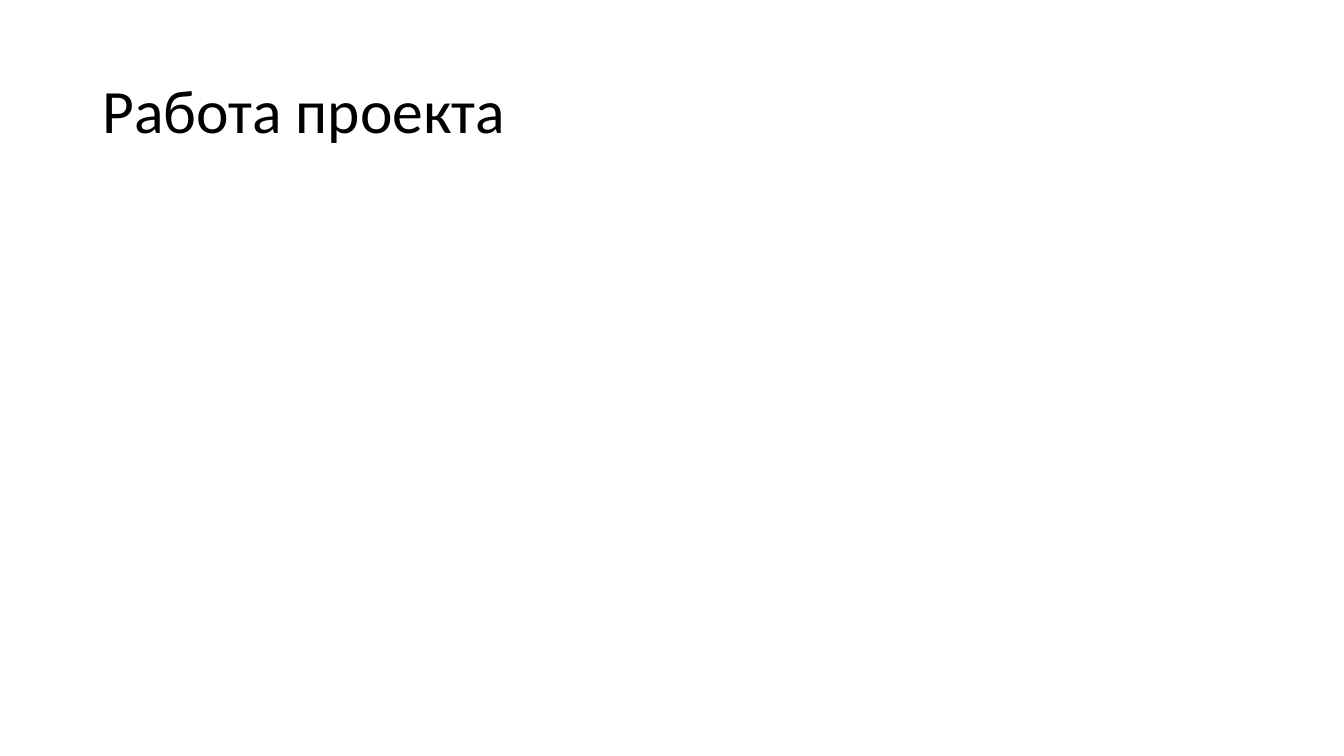
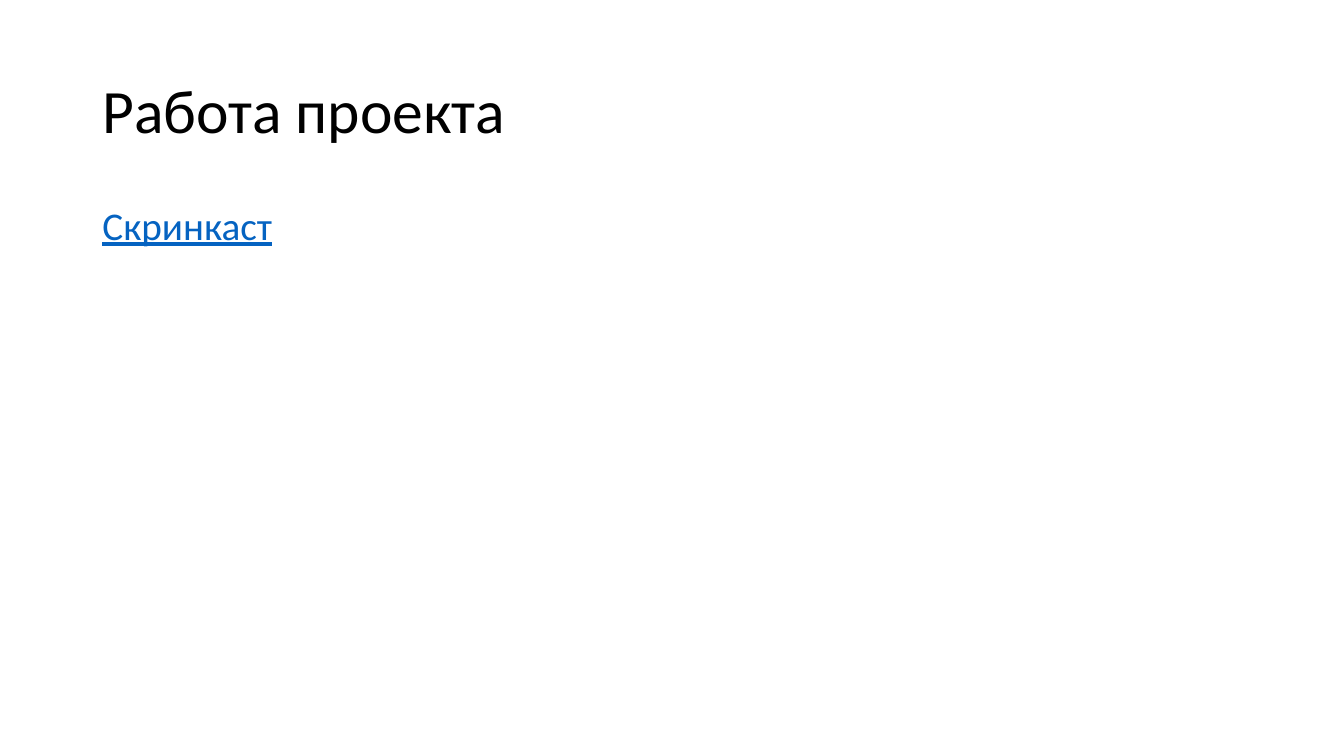
Before and after one commit to SMS-message/PG, a slide deck: slide 12 of materials/presentation.pptx. Drawn at 1344x756 pixels with LibreOffice and Linux fonts; fonts in the diff are those of the drawing. Boxes give left, top, right and bottom in pixels: in the first picture for what was removed or moved away, otherwise in the second. Text is boxed around its words. In the diff, an @@ line names an element or a change of style, - is before the commit and + after.

```diff
--- a/materials/presentation.pptx
+++ b/materials/presentation.pptx
@@ text added at (102, 214, 272, 247), 28 pt, text #0563C1, underline @@
+Скринкаст
```
Also in this commit, not shown: 5 other files.
